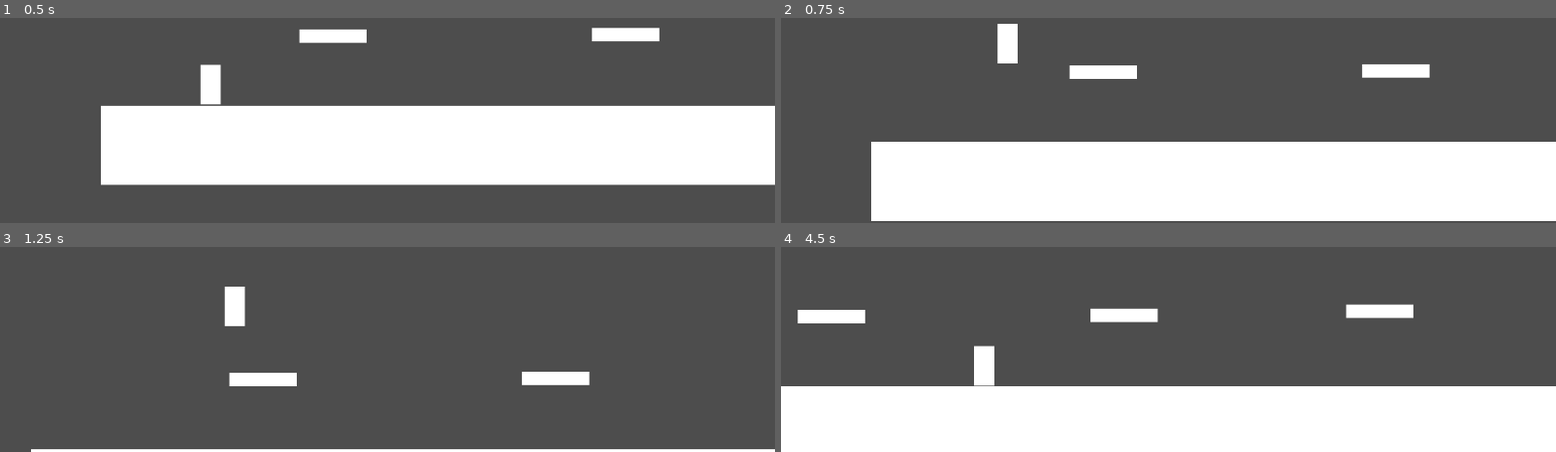
Above: before the commit, frames 1-4 (two rows, left to right).
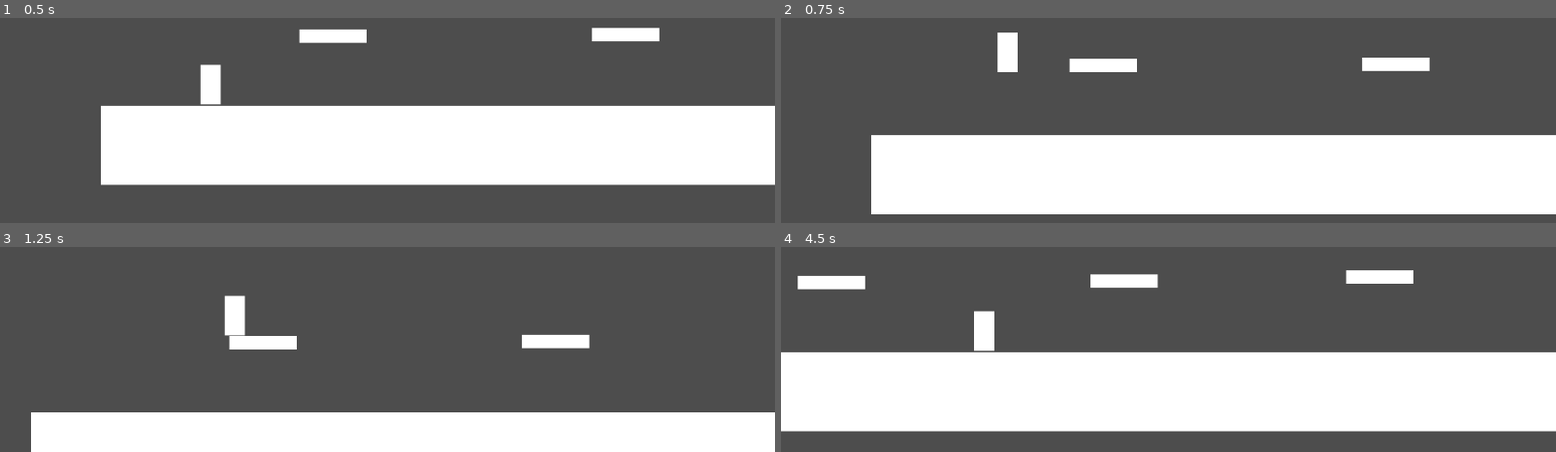
Above: after the commit, the same moments.

Repository: Zac-code/13DT_work
Game: Godot game, scene res://scenes(maps n stuff)/level1.tscn
The game is run twice, just before and just after one commit, with the same random seed, the same clock (stepped at 60 frames per second) and the same inputs. The project has no main scene, so this scene is started directly.
Inputs:
- Up to frame 1 (0.5 s): no input
- Up to frame 2 (0.75 s): tap Enter (ui_accept) at 0.5 s; hold Right (ui_right) from 0.53 s (still down)
- Up to frame 3 (1.25 s): keep holding Right (ui_right); tap Enter (ui_accept) at 0.77 s
- Up to frame 4 (4.5 s): tap Enter (ui_accept) at 1.52, 3.02, 3.77 s; release Right (ui_right) at 2.03 s; hold Left (ui_left) 2.03-2.78 s; hold Right (ui_right) 2.78-4.28 s; hold Left (ui_left) from 4.28 s (still down)

Frame 1 is identical in both runs. In frame 2, 7.3% of the frame differs, in the area x 11-100%, y 2-100%; in frame 3, 20%; in frame 4, 31%, in the area x 0-100%, y 11-100%.

Commit message:
changed jump height

Diff:
--- a/13-dtdungeonfighter/scripts(pain)/player.gd
+++ b/13-dtdungeonfighter/scripts(pain)/player.gd
@@ -2,7 +2,7 @@
 
 
 const SPEED = 400.0
-const JUMP_VELOCITY = -600.0
+const JUMP_VELOCITY = -500.0
 
 
 func _physics_process(delta: float) -> void:
